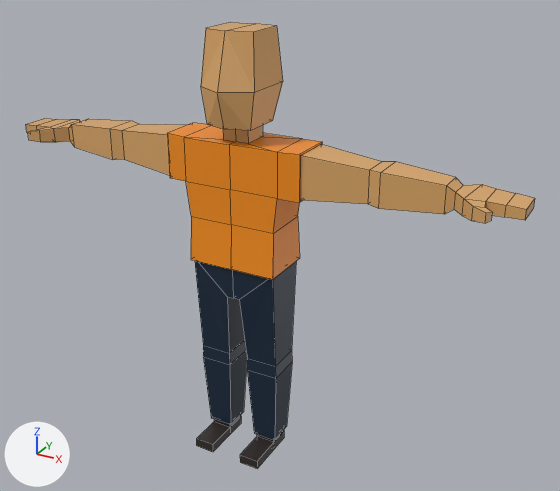
The Blender file assets/player/playerchar.blend, before and after one commit.
The view is the same before and after, from a 50 mm camera at (1.473, -2.394, 2.134) aimed at (0.125, 0.057, 0.909). Arrows for +X, +Y and +Z are at lower left; the lights stay in place. Mesh edges are drawn as thin lines.
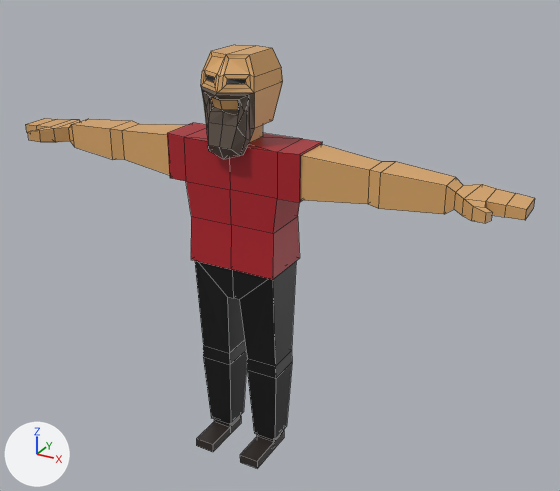
Location of each change, [x1, y1, x2, y2] in pixels of the pictures (560 x 491 px):
'Cube', reshaped: before [26, 22, 535, 469]; after [26, 45, 535, 469]
part 1 of me_cube, built on: before [201, 22, 283, 131]; after [201, 45, 283, 159]
part 2 of me_cube, surface changed: [167, 123, 322, 440] in both

The change, as a list of edits to the scene's bpy script:
```text
Change me_cube:
    used by ob_cube; location = (0.0, 0.0, 0.0)
    remove me_cube.from_pydata(...)  # 218 vertices, 216 faces; spans x -1.06..1.06, y -0.18..0.12, z 0.0..1.74
    add me_cube.from_pydata(...)  # 280 vertices, 278 faces; spans x -1.06..1.06, y -0.18..0.12, z 0.0..1.66
    me_cube part 1
    6 vertices are removed from x -0.1..0.1, y -0.13..-0.08, z 1.4..1.74
    16 faces are deleted
    3 vertices move from x -0.1..0.1, y 0.09..0.1, z 1.74 to x -0.08..0.08, y 0.09..0.12, z 1.59..1.66
    68 vertices are added at x -0.11..0.11, y -0.18..0.1, z 1.3..1.66
    78 new faces join them
    me_cube part 2: 82 kept faces spanning x -0.28..0.28, y -0.11..0.11, z 0.06..1.34 get new texture (UV) coordinates
```
